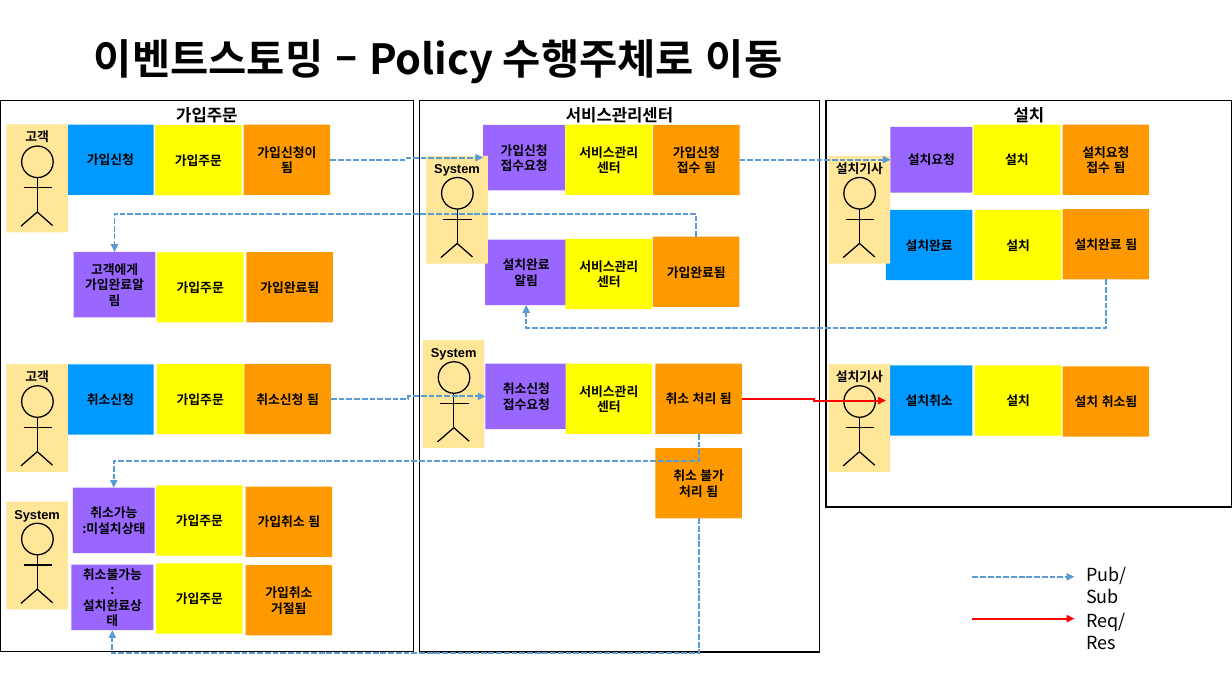
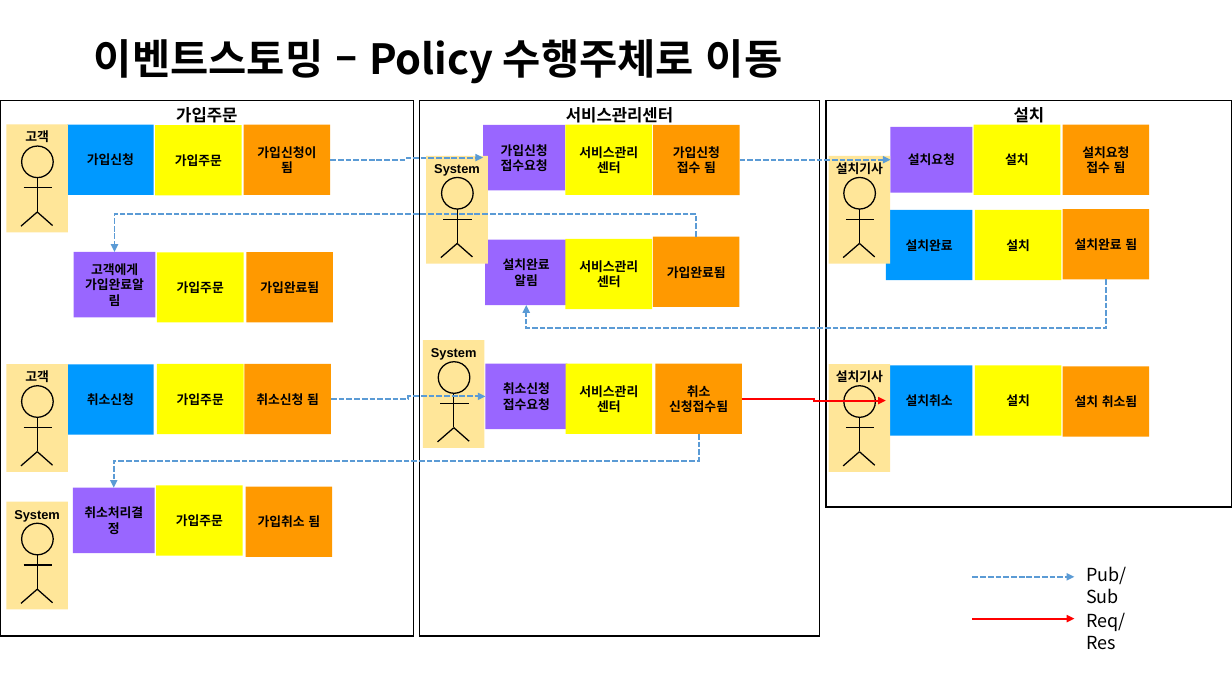
Before and after one commit to jisujin/ipTVShopProject, a slide deck: slide 14 of 실습프로젝트설계_ipTVShopProject.pptx (slide 15 before the commit). Drawn at 1232x693 pixels with LibreOffice and Linux fonts; fonts in the diff are those of the drawing. Boxes give left, top, right and bottom in pixels: in the first picture for what was removed or moved away, otherwise in the second. Text is boxed around its words. In the diff, an @@ line names an element or a change of style, - is before the commit and + after.

```diff
--- a/실습프로젝트설계_ipTVShopProject.pptx
+++ b/실습프로젝트설계_ipTVShopProject.pptx
@@ rectangle "가입주문": place and size @@
-rectangle "가입주문" at box(0, 101, 414, 652)
+rectangle "가입주문" at box(0, 101, 414, 637)
@@ rectangle "서비스관리센터": place and size @@
-rectangle "서비스관리센터" at box(420, 101, 820, 653)
+rectangle "서비스관리센터" at box(420, 101, 820, 637)
@@ text in rectangle at box(669, 385, 728, 412): text changed @@
-취소 처리 됨
+취소 신청접수됨
@@ rectangle removed at box(655, 448, 742, 518) @@
-취소 불가 처리 됨
@@ text in rectangle at box(84, 506, 143, 534): text changed @@
-취소가능
-:미설치상태
+취소처리결정
@@ elbow arrow removed from (699, 518) to (113, 630) @@
@@ rectangle removed at box(71, 565, 153, 630) @@
-취소불가능
-:설치완료상태
@@ rectangle removed at box(156, 564, 243, 634) @@
-가입주문
@@ rectangle removed at box(246, 566, 333, 636) @@
-가입취소 거절됨
```
Also in this commit, not shown: 17 other slides changed, 2 slides removed.
